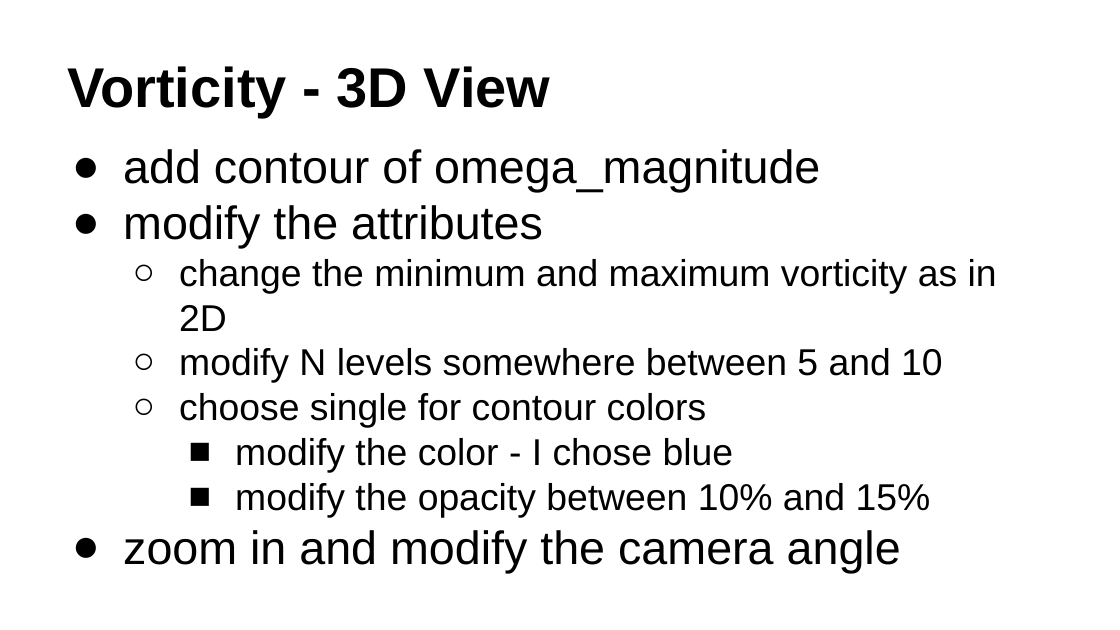
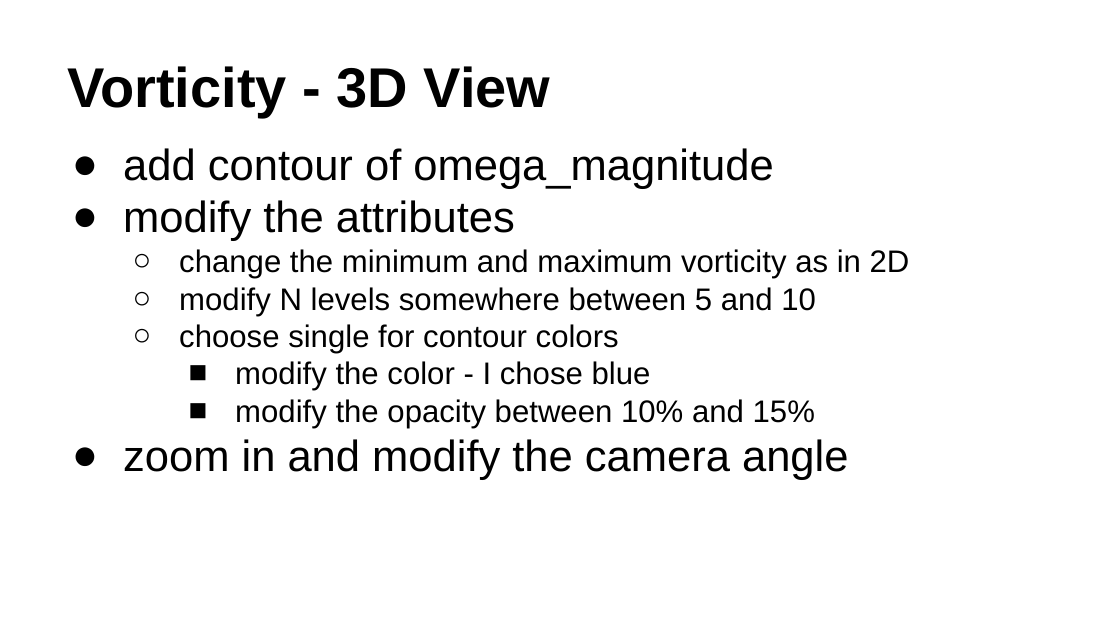
Before and after one commit to fairyflies9/IBAMR-Tutorials, a slide deck: slide 4 of Data Visualizationand Analysis/Lecture 2 - VISIT in 3D with IBAMR.pptx. Drawn at 1120x630 pixels with LibreOffice and Linux fonts; fonts in the diff are those of the drawing. Boxes give left, top, right and bottom in pixels: in the first picture for what was removed or moved away, otherwise in the second. Text is boxed around its words. In the diff, an @@ line names an element or a change of style, - is before the commit and + after.

```diff
--- a/Data Visualizationand Analysis/Lecture 2 - VISIT in 3D with IBAMR.pptx
+++ b/Data Visualizationand Analysis/Lecture 2 - VISIT in 3D with IBAMR.pptx
@@ text "add contour of omega_magnitude" at [123, 148, 910, 480]: size 30 to 28 pt in "add contour of omega_magnitude", "modify the attributes", "zoom in and modify the camera angle"; size 24 to 20 pt in "change the minimum and maximum vorticity as ...", "modify N levels somewhere between 5 and ...", "choose single for contour colors", "modify the color - I chose blue" and 1 more places @@
```
Also in this commit, not shown: 3 other slides changed, 17 other files.
